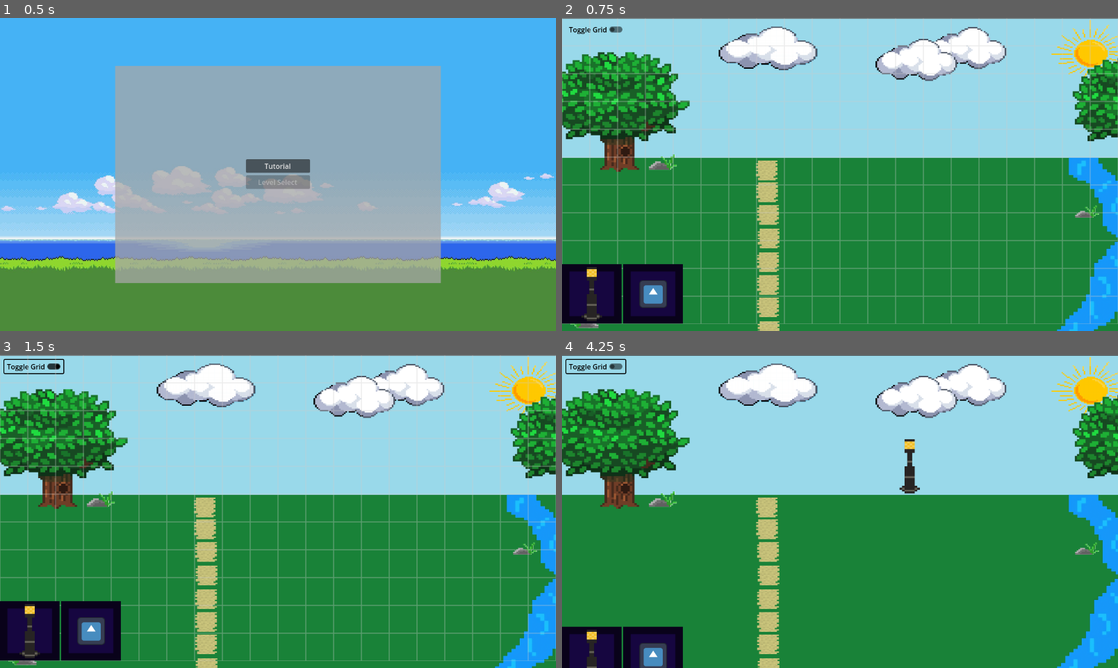
Above: before the commit, frames 1-4 (two rows, left to right).
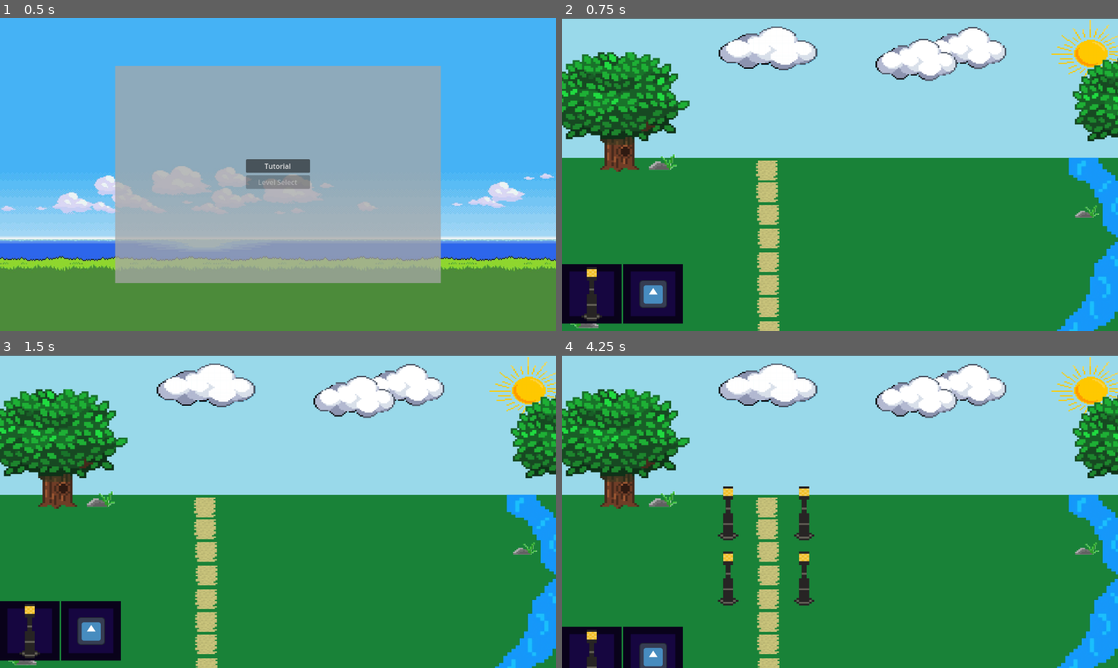
Above: after the commit, the same moments.

Repository: SkinnyJeansPear/PX-Group-2-Repo
Game: Godot game, scene res://Scenes/main_menu.tscn
Same seed, same stepped clock (60 frames per second), same inputs: the game is played once before the commit and once after it. The engine's default icon, where the game draws it, is replaced by a stand-in: a white triangle on a blue panel in a dark square.
Inputs (mouse positions are in pixels of both pictures, inside the frame that each line leads up to):
- Up to frame 1 (0.5 s): no input
- Up to frame 2 (0.75 s): click "Tutorial" at 0.5 s
- Up to frame 3 (1.5 s): click (33, 367) at 1.25 s, where only the run before the commit has a clickable "Toggle Grid"
- Up to frame 4 (4.25 s): click (595, 367) at 2 s, where only the run before the commit has a clickable "Toggle Grid"; click (595, 367) at 2.75 s, where only the run before the commit has a clickable "Toggle Grid"; tap Enter at 3.5 s; drag from (589, 630) to (895, 442) at 3.52 s

Frame 1 is identical in both runs. In frame 2, 5.7% of the frame differs, in the area x 0-100%, y 0-98%; in frame 3, 5.8%; in frame 4, 1.8%.

Commit message:
Changed object placement logic
Objects are now set to a fixed position for ease of use, the user drags the objects into the scene and the objects will go to a set position on the scene.

Diff:
--- a/Scenes/Levels/Test.tscn
+++ b/Scenes/Levels/Test.tscn
@@ -1,9 +1,8 @@
-[gd_scene load_steps=11 format=4 uid="uid://cglcu0uv4k7rt"]
+[gd_scene load_steps=10 format=4 uid="uid://cglcu0uv4k7rt"]
 
 [ext_resource type="Script" uid="uid://jmx2gia1u6cy" path="res://Scenes/Levels/game_manager.gd" id="1_detqq"]
 [ext_resource type="Texture2D" uid="uid://4v8u3mu4rcxg" path="res://Assests/Backdrop1.png" id="1_lje5a"]
 [ext_resource type="Texture2D" uid="uid://bbsbys4jklfvc" path="res://Assests/Grid.png" id="2_jrtxw"]
-[ext_resource type="Script" uid="uid://m7p1cq2v35jx" path="res://Scenes/Levels/button.gd" id="2_lje5a"]
 [ext_resource type="Texture2D" uid="uid://bqeiso0gw3hd" path="res://Assests/lamp.png" id="3_jrtxw"]
 [ext_resource type="Texture2D" uid="uid://c6g7jxggoguoa" path="res://Assests/box.png" id="3_pdb2y"]
 [ext_resource type="Script" uid="uid://df4dud7inlen8" path="res://Scenes/Levels/object.gd" id="4_jrtxw"]
@@ -44,21 +43,8 @@
 texture = ExtResource("1_lje5a")
 expand_mode = 1
 
-[node name="Button" type="CheckButton" parent="Background"]
-modulate = Color(0, 0, 0, 1)
-layout_mode = 1
-anchors_preset = 1
-anchor_left = 1.0
-anchor_right = 1.0
-offset_left = -1298.0
-offset_top = 9.0
-offset_right = -1162.0
-offset_bottom = 40.0
-grow_horizontal = 0
-text = "Toggle Grid"
-script = ExtResource("2_lje5a")
-
 [node name="Grid" type="TileMapLayer" parent="."]
+visible = false
 modulate = Color(1, 1, 1, 0.372549)
 tile_map_data = PackedByteArray("AAAAAAAAAAAAAAAAAAAAAAEAAAAAAAAAAAAAAAIAAAAAAAAAAAAAAAMAAAAAAAAAAAAAAAQAAAAAAAAAAAAAAA …(3440 unchanged characters)…
 tile_set = SubResource("TileSet_iwbsa")
@@ -85,7 +71,7 @@
 texture = ExtResource("3_pdb2y")
 expand_mode = 2
 
-[node name="DraggableObject" type="TextureRect" parent="NavBar/ScrollContainer/HBoxContainer/TextureRect"]
+[node name="lamp" type="TextureRect" parent="NavBar/ScrollContainer/HBoxContainer/TextureRect"]
 layout_mode = 1
 anchors_preset = 8
 anchor_left = 0.5
@@ -107,7 +93,7 @@
 texture = ExtResource("3_pdb2y")
 expand_mode = 2
 
-[node name="DraggableObject" type="TextureRect" parent="NavBar/ScrollContainer/HBoxContainer/TextureRect2"]
+[node name="icon" type="TextureRect" parent="NavBar/ScrollContainer/HBoxContainer/TextureRect2"]
 layout_mode = 1
 anchors_preset = 8
 anchor_left = 0.5
@@ -123,5 +109,3 @@
 texture = ExtResource("7_1yd5k")
 expand_mode = 1
 script = ExtResource("4_jrtxw")
-
-[connection signal="toggled" from="Background/Button" to="Background/Button" method="_on_toggled"]
--- a/Scenes/Levels/game_manager.gd
+++ b/Scenes/Levels/game_manager.gd
@@ -1,3 +1,16 @@
 extends Node
 
-var placed_objects: Dictionary = {}
+var object_positions = {
+	"lamp": [
+		Vector2(525, 300),
+		Vector2(350, 300),
+		Vector2(350, 450),
+		Vector2(525, 450)
+	],
+	"icon": [
+		Vector2(750, 500),
+		Vector2(500, 500)
+	]
+}
+
+var used_positions: Array = []
--- a/Scenes/Levels/object.gd
+++ b/Scenes/Levels/object.gd
@@ -7,9 +7,8 @@
 var drag_sprite: TextureRect = null
 var offset = Vector2.ZERO
 var nav_bar_tween = null
+
 @onready var game_manager: Node = $"../../../../../GameManager"
-
-
 @onready var drag_layer: Control = get_tree().get_root().get_node("Main/CanvasLayer/DragLayer")
 @onready var tilemap: TileMapLayer = get_tree().get_root().get_node("Main/Grid")
 @onready var nav_bar: Control = get_tree().get_root().get_node("Main/NavBar")
@@ -30,11 +29,11 @@
 	if dragging and drag_sprite:
 		drag_sprite.global_position = get_global_mouse_position() - offset
 
-func slide_nav_bar(hide: bool):
+func slide_nav_bar(should_hide: bool):
 	var start_pos = nav_bar.position
 	var end_pos: Vector2
 
-	if hide:
+	if should_hide:
 		end_pos = start_pos + Vector2(0, nav_bar.size.y + 120)  # Slide downward
 	else:
 		end_pos = Vector2(start_pos.x, 0)  # Return to top
@@ -47,12 +46,14 @@
 		.set_trans(Tween.TRANS_SINE) \
 		.set_ease(Tween.EASE_IN_OUT)
 
-	nav_bar.mouse_filter = MOUSE_FILTER_IGNORE if hide else MOUSE_FILTER_STOP
+	nav_bar.mouse_filter = MOUSE_FILTER_IGNORE if should_hide else MOUSE_FILTER_STOP
+
 
 func start_drag():
 	dragging = true
 	drag_sprite = duplicate()
 	drag_sprite.set_script(null)
+	drag_sprite.name = name  # Preserve original name
 	drag_layer.add_child(drag_sprite)
 
 	var sprite_size = drag_sprite.get_size()
@@ -69,30 +70,39 @@
 	if not drag_sprite:
 		return
 
-	var global_pos = get_global_mouse_position()
-	var local_pos = tilemap.to_local(global_pos)
-	var cell = tilemap.local_to_map(local_pos)
-	var cell_key = "%d,%d" % [cell.x, cell.y]
+	if is_over_navbar():
+		drag_sprite.queue_free()
+	else:
+		var object_name = drag_sprite.name.to_lower()
 
-	var game_manager = get_tree().get_root().get_node("Main/GameManager")
+		if game_manager.object_positions.has(object_name):
+			var positions = game_manager.object_positions[object_name]
+			var placed = 0
 
-	# If dropped over NavBar — cancel
-	if is_over_navbar():
-		print("❌ Dropped on NavBar — canceled.")
-		drag_sprite.queue_free()
+			for pos in positions:
+				if not game_manager.used_positions.has(pos):
+					var clone = duplicate()
+					clone.set_script(null)
+					clone.name = object_name
+					drag_layer.add_child(clone)
 
-	# If cell already has any object — cancel
-	elif game_manager.placed_objects.has(cell_key):
-		print("❌ Cell already occupied at:", cell_key)
-		drag_sprite.queue_free()
+					clone.global_position = pos
+					clone.z_index = 1000
+					game_manager.used_positions.append(pos)
 
-	# Valid drop — store it and snap to grid
-	else:
-		game_manager.placed_objects[cell_key] = drag_sprite
-		drag_sprite.global_position = snap_to_tilemap(global_pos)
-		print("✅ Object placed at:", cell_key)
+					placed += 1
+
+			if placed == 0:
+				print("No more positions available for: ", object_name)
+				drag_sprite.queue_free()
+		else:
+			print("Object not recognized, using fallback position.")
+			drag_sprite.global_position = Vector2(600, 400)
+
+	drag_sprite.queue_free()
 	drag_sprite = null
 	slide_nav_bar(false)
+
 
 func is_over_navbar() -> bool:
 	return nav_bar.get_global_rect().has_point(get_global_mouse_position())
